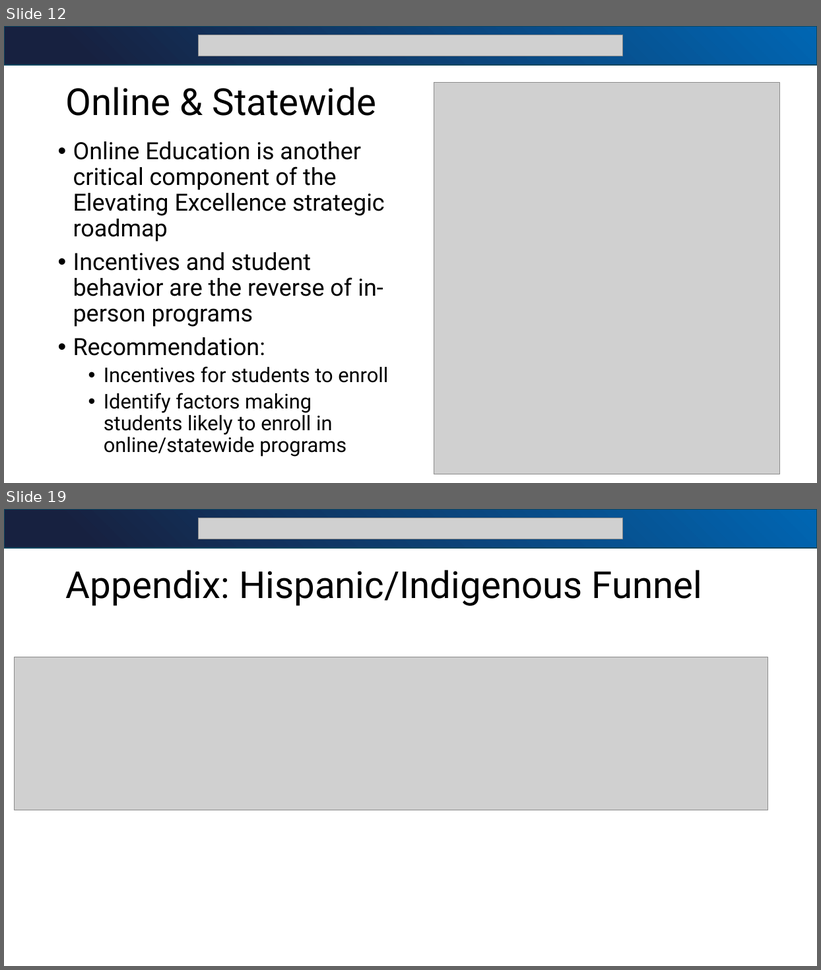
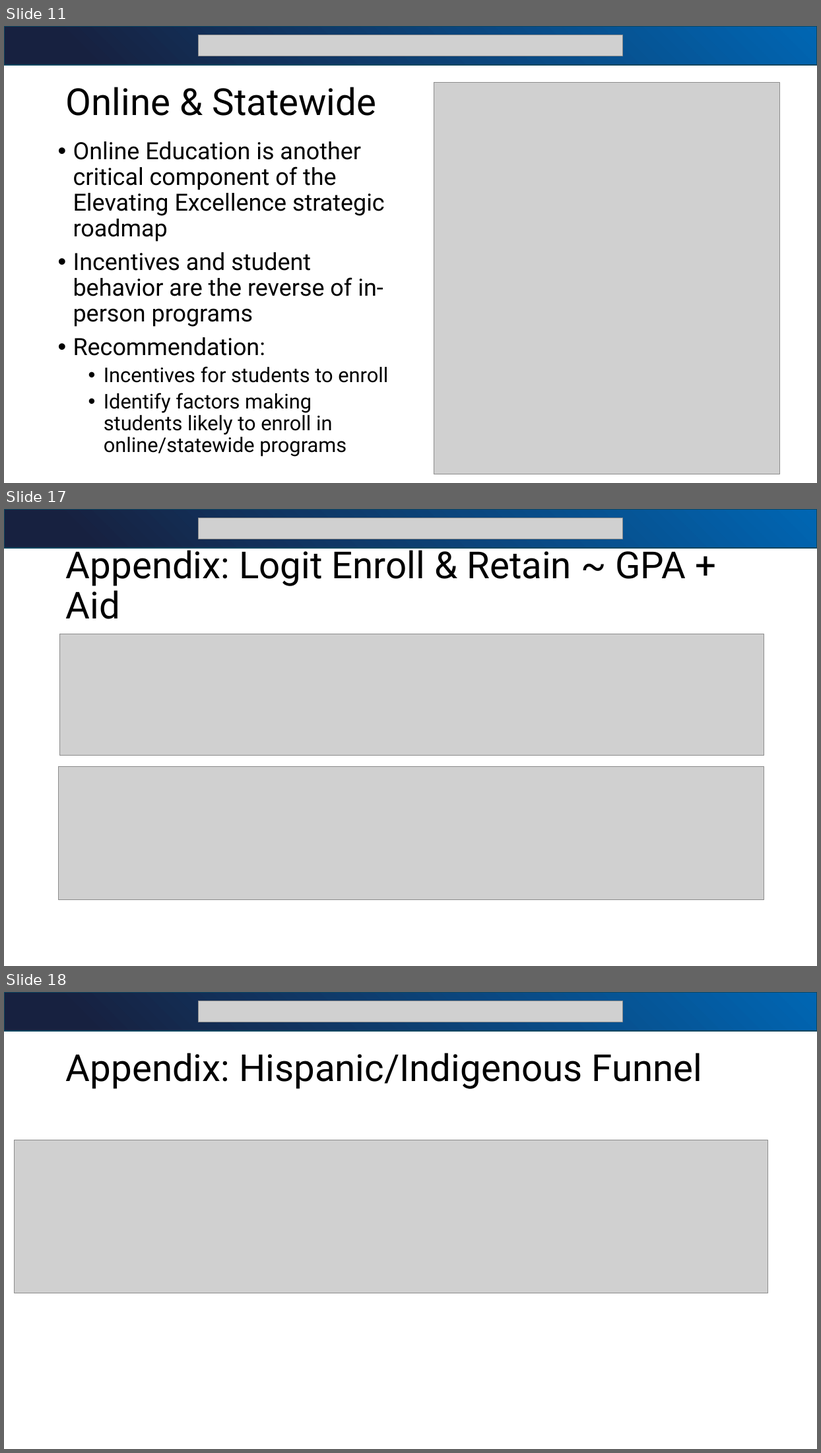
Before and after one commit to bjjefferies/bia_sr_sem_presentation, a slide deck: BIA_SEM_Presentation1.pptx. Shown one above the other, each under a label of ours: slides 12 and 19 before the commit, slides 11, 17 and 18 after it; the slides between them are not shown. The pictures are 821x970 and 821x1453 pixels, drawn with LibreOffice and Linux fonts; fonts in the diff are those of the drawing; grey boxes stand for pictures. Boxes give left, top, right and bottom in pixels: in the first picture for what was removed or moved away, otherwise in the second. Text is boxed around its words. In the diff, an @@ line names an element or a change of style, - is before the commit and + after.

```diff
--- a/BIA_SEM_Presentation1.pptx
+++ b/BIA_SEM_Presentation1.pptx
@@ slide 17 added at box(4, 509, 817, 966), background #FFFFFF @@
@@ rectangle added at box(4, 509, 817, 547), fill gradient #172140 to #0066B3, outline #104760 1.5 pt @@
@@ picture added at box(199, 518, 623, 539) @@
@@ title added at box(66, 544, 686, 619), 44 pt, text #000000 @@
+Appendix: Logit Enroll & Retain ~ GPA + Aid
@@ picture added at box(60, 634, 765, 755) @@
@@ picture added at box(58, 767, 764, 900) @@
@@ what was slide 12 is now slide 11 @@
@@ what was slide 19 is now slide 18 @@
```
Also in this commit, not shown: 7 slides changed, 3 other slides added, 4 slides removed, 5 other files.
